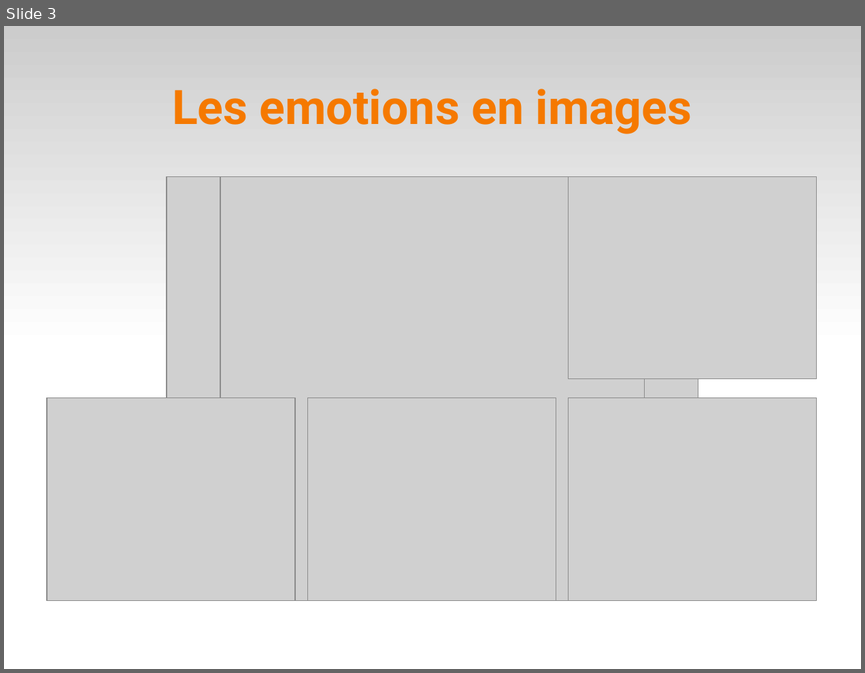
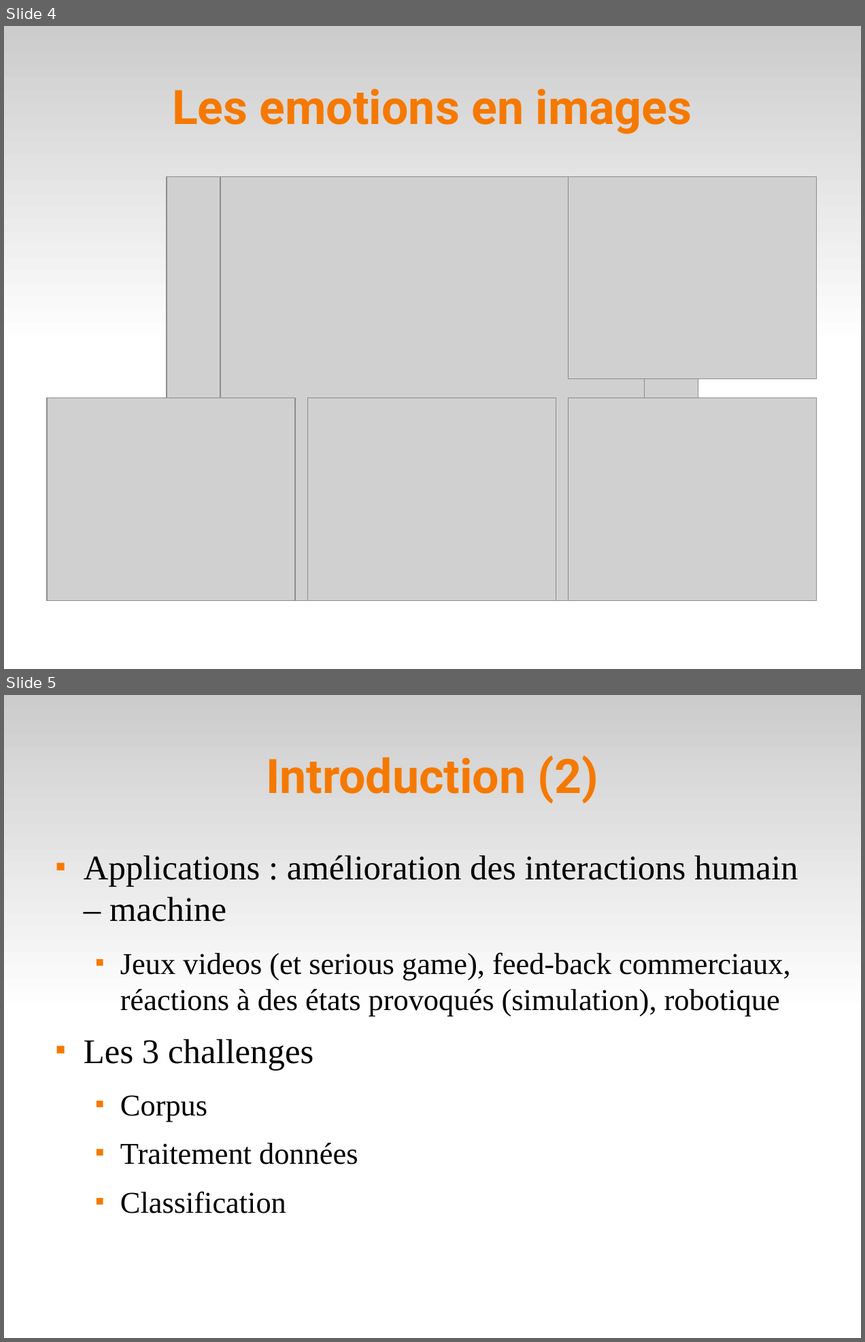
Before and after one commit to sairamnivedita/emotion-detection, a slide deck: doc/pres.odp. Shown one above the other, each under a label of ours: slide 3 before the commit, slides 4 and 5 after it. The pictures are 865x673 and 865x1342 pixels, drawn with LibreOffice and Linux fonts; fonts in the diff are those of the drawing; grey boxes stand for pictures. Boxes give left, top, right and bottom in pixels: in the first picture for what was removed or moved away, otherwise in the second. Text is boxed around its words. In the diff, an @@ line names an element or a change of style, - is before the commit and + after.

```diff
--- a/doc/pres.odp
+++ b/doc/pres.odp
@@ slide 5 added at box(4, 695, 861, 1338), background #FFFFFF; not listed: 1 template element that a slide beside it also shows @@
@@ title added at box(266, 756, 598, 804), 44 pt, text #F57900, bold @@
+Introduction (2)
@@ text added at box(84, 855, 798, 1213), 28 pt, text #000000 @@
+■ Applications : amélioration des interactions humain – machine
+  ■ Jeux videos (et serious game), feed-back commerciaux, réactions à des états provoqués (simulation), robotique
+■ Les 3 challenges
+  ■ Corpus
+  ■ Traitement données
+  ■ Classification
@@ what was slide 3 is now slide 4 @@
```
Also in this commit, not shown: 8 slides changed, 5 other slides added, 3 slides removed, 1 other file.
